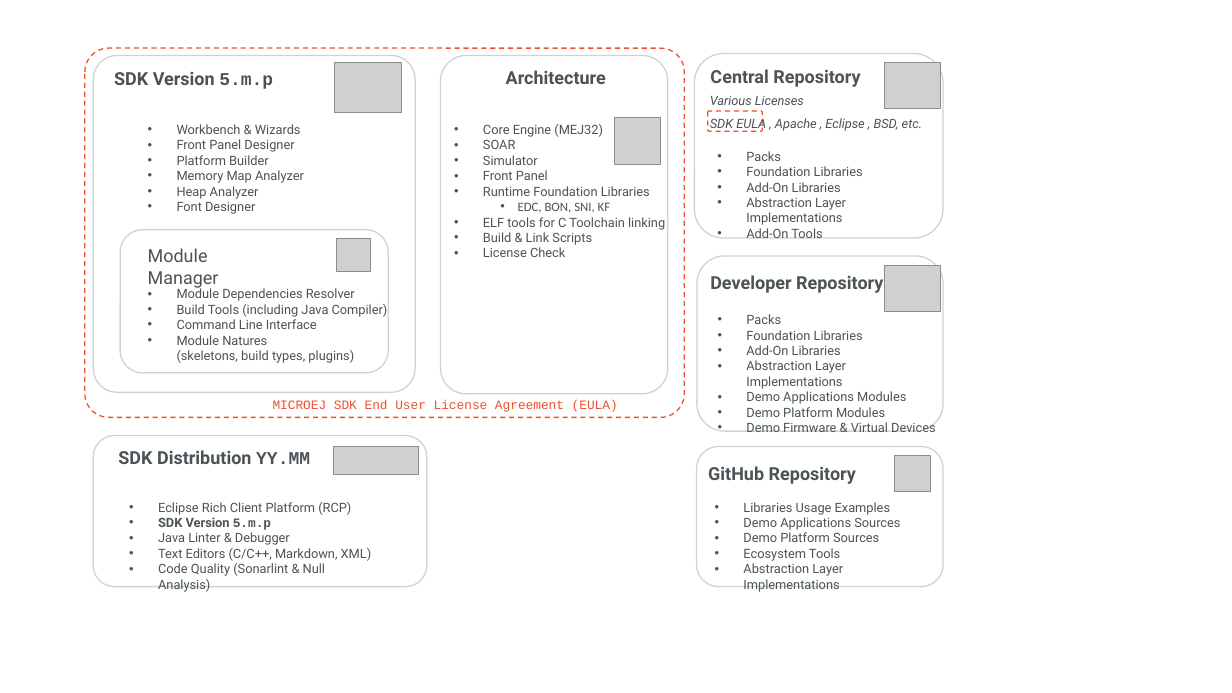
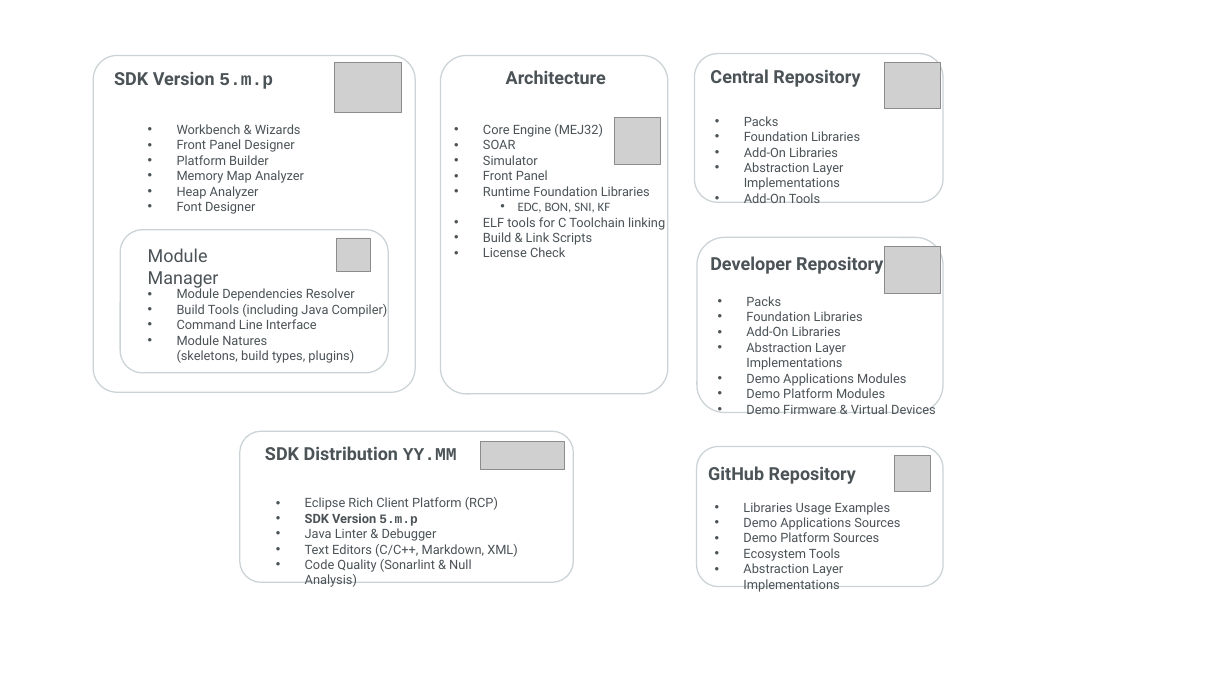
Before and after one commit to MicroEJ/docs, a slide deck: slide 1 of SDKUserGuide/images/sdk_content.pptx. Drawn at 1232x693 pixels with LibreOffice and Linux fonts; fonts in the diff are those of the drawing; grey boxes stand for pictures. Boxes give left, top, right and bottom in pixels: in the first picture for what was removed or moved away, otherwise in the second. Text is boxed around its words. In the diff, an @@ line names an element or a change of style, - is before the commit and + after.

Commit message:
sdk detailed view without EULA

```diff
--- a/SDKUserGuide/images/sdk_content.pptx
+++ b/SDKUserGuide/images/sdk_content.pptx
@@ rounded rectangle removed at (85, 48, 685, 418) @@
@@ rounded rectangle "vz": place and size @@
-rounded rectangle "vz" at (695, 54, 944, 238)
+rounded rectangle "vz" at (695, 54, 944, 202)
@@ text "Packs": place and size @@
-text "Packs" at (746, 151, 863, 239)
+text "Packs" at (744, 116, 860, 203)
@@ rounded rectangle removed at (708, 111, 762, 131) @@
@@ text removed at (710, 96, 922, 132) @@
-Various Licenses
-SDK EULA , Apache , Eclipse , BSD, etc.
@@ text in rounded rectangle at (809, 131, 828, 141): text added @@
+vz
@@ 2 texts, 1 picture, 1 rounded rectangle: place and size @@
-2 texts, 1 picture, 1 rounded rectangle at (697, 256, 943, 432)
+2 texts, 1 picture, 1 rounded rectangle at (697, 238, 943, 414)
@@ text removed at (273, 400, 618, 412) @@
-MICROEJ SDK End User License Agreement (EULA)
@@ 2 texts, 1 picture, 1 rounded rectangle: place and size @@
-2 texts, 1 picture, 1 rounded rectangle at (93, 435, 427, 592)
+2 texts, 1 picture, 1 rounded rectangle at (240, 432, 574, 587)
```
Also in this commit, not shown: 1 other file.
